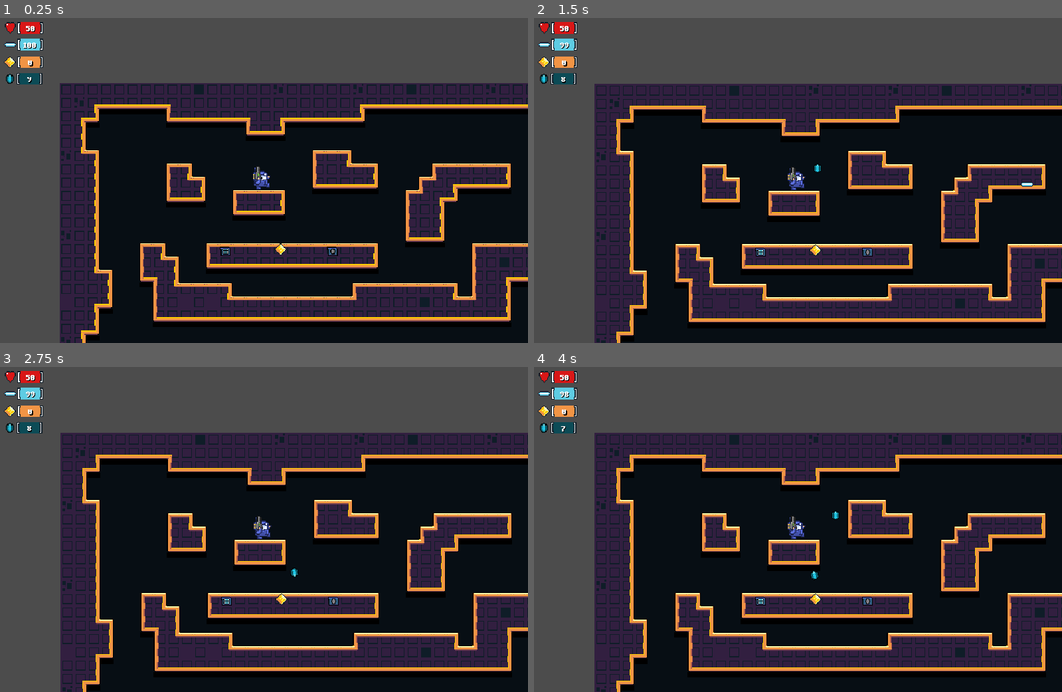
Above: before the commit, frames 1-4 (two rows, left to right).
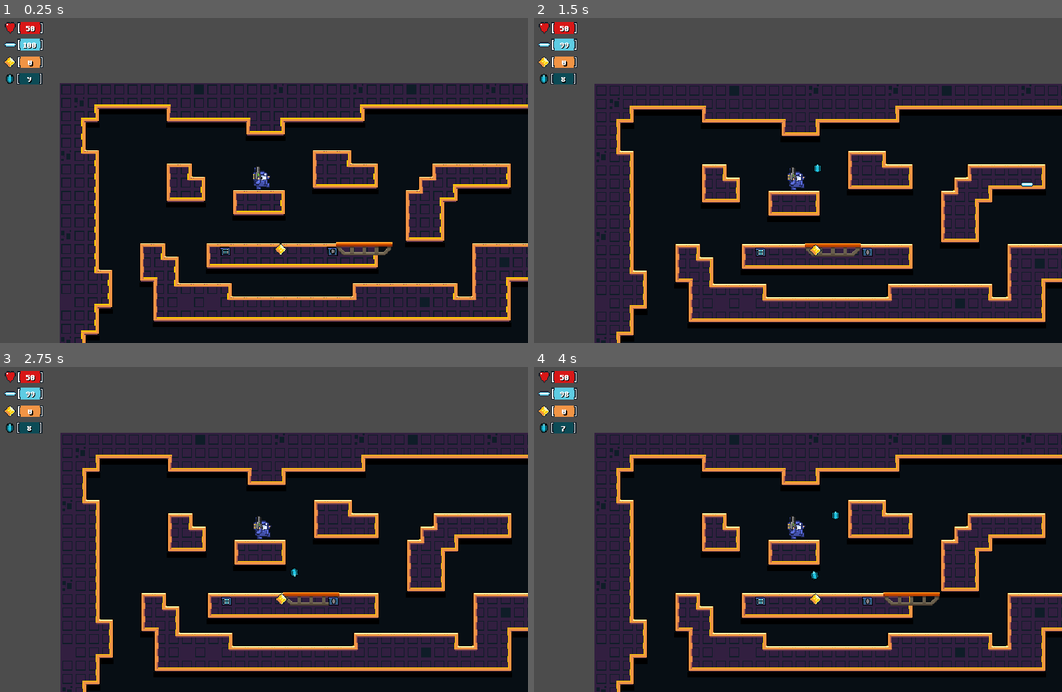
Above: after the commit, the same moments.

Repository: AndyGFX/AGFX_GD3_2DPlatformer_Control
Game: Godot game, scene res://MAIN.tscn
Same seed, same stepped clock (60 frames per second), same inputs: the game is played once before the commit and once after it.
Inputs:
- Up to frame 1 (0.25 s): no input
- Up to frame 2 (1.5 s): tap Enter (ui_accept) at 0.5 s; hold Right (key_right) from 0.53 s (still down); tap W (key_fire) at 0.6 s; tap Space (key_jump) at 0.77 s; tap Q (key_throw) at 1.35 s
- Up to frame 3 (2.75 s): tap Space (key_jump) at 1.52 s; release Right (key_right) at 2.03 s; hold Left (key_left) from 2.03 s (still down); tap F (key_use) at 2.1 s
- Up to frame 4 (4 s): release Left (key_left) at 2.78 s; hold Right (key_right) from 2.78 s (still down); tap W (key_fire) at 2.85 s; tap Space (key_jump) at 3.02, 3.77 s; tap Q (key_throw) at 3.6 s

The runs differ from the first frame. In frame 1, 0.3% of the frame differs, in the area x 63-75%, y 68-74%; in frame 2, 0.3%; in frame 3, 0.3%; in frame 4, 0.3%.

Commit message:
Partly fixed sticky on moveable platform (MovePlatformer.gd must be rewrited !)

Diff:
--- a/MAIN.tscn
+++ b/MAIN.tscn
@@ -24,7 +24,7 @@
 velocity = Vector2( 0, 1 )
 
 [node name="MoveablePlatform" parent="Entities" instance=ExtResource( 4 )]
-position = Vector2( 366, 349 )
+position = Vector2( 317.252, 187.279 )
 
 [node name="Player" parent="." instance=ExtResource( 5 )]
 position = Vector2( 247.483, 99.1266 )
--- a/Prefabs/MoveablePlatform/MoveablePlatform.tscn
+++ b/Prefabs/MoveablePlatform/MoveablePlatform.tscn
@@ -1,56 +1,44 @@
-[gd_scene load_steps=5 format=2]
+[gd_scene load_steps=7 format=2]
 
 [ext_resource path="res://Prefabs/MoveablePlatform/MoveablePlatform.gd" type="Script" id=1]
 [ext_resource path="res://Prefabs/MoveablePlatform/MoveablePlatform.png" type="Texture" id=2]
+[ext_resource path="res://Scripts/Surface/SurfaceProperties.gd" type="Script" id=3]
 
 [sub_resource type="Curve2D" id=1]
-
-bake_interval = 5.0
 _data = {
 "points": PoolVector2Array( 0, 0, 0, 0, 62.1077, -4, 0, 0, 0, 0, -59, -4 )
 }
 
 [sub_resource type="RectangleShape2D" id=2]
-
-custom_solver_bias = 0.0
 extents = Vector2( 31.9653, 2.77689 )
 
+[sub_resource type="RectangleShape2D" id=3]
+extents = Vector2( 31.2231, 3 )
+
 [node name="MoveablePlatform" type="Path2D"]
-
-self_modulate = Color( 0.5, 0.6, 1, 0.7 )
 scale = Vector2( 1.05691, 1 )
 curve = SubResource( 1 )
 script = ExtResource( 1 )
-_sections_unfolded = [ "Transform" ]
-speed = 2
 
-[node name="PathFollow2D" type="PathFollow2D" parent="." index="0"]
-
+[node name="PathFollow2D" type="PathFollow2D" parent="."]
 position = Vector2( 62.1077, -4 )
 rotation = 3.14159
-offset = 0.0
-h_offset = 0.0
-v_offset = 0.0
 rotate = false
 cubic_interp = false
-loop = true
-lookahead = 4.0
-_sections_unfolded = [ "Transform" ]
 
-[node name="KinematicBody2D" type="KinematicBody2D" parent="PathFollow2D" index="0"]
+[node name="KinematicBody2D" type="KinematicBody2D" parent="PathFollow2D"]
+rotation = 3.14159
 
-rotation = 3.14159
-input_pickable = false
-collision_layer = 1
-collision_mask = 1
-collision/safe_margin = 0.08
+[node name="Sprite" type="Sprite" parent="PathFollow2D/KinematicBody2D"]
+texture = ExtResource( 2 )
 
-[node name="Sprite" type="Sprite" parent="PathFollow2D/KinematicBody2D" index="0"]
-
-texture = ExtResource( 2 )
-_sections_unfolded = [ "Transform" ]
-
-[node name="CollisionShape2D" type="CollisionShape2D" parent="PathFollow2D/KinematicBody2D" index="1"]
-
+[node name="CollisionShape2D" type="CollisionShape2D" parent="PathFollow2D/KinematicBody2D"]
 position = Vector2( 0.0296326, -5.63329 )
 shape = SubResource( 2 )
+
+[node name="SurfacePropertiesCallBack" type="Area2D" parent="."]
+script = ExtResource( 3 )
+
+[node name="CollisionShape2D" type="CollisionShape2D" parent="SurfacePropertiesCallBack"]
+position = Vector2( 62.4462, -15 )
+shape = SubResource( 3 )
--- a/Prefabs/Player/Player.tscn
+++ b/Prefabs/Player/Player.tscn
@@ -8,15 +8,12 @@
 [ext_resource path="res://Sounds/Pickup1.wav" type="AudioStream" id=6]
 
 [sub_resource type="RectangleShape2D" id=1]
-
 extents = Vector2( 6, 10 )
 
 [sub_resource type="RectangleShape2D" id=2]
-
 extents = Vector2( 6, 6 )
 
 [sub_resource type="CapsuleShape2D" id=3]
-
 radius = 5.0
 height = 10.0
 
--- a/Scripts/Movement/MovePlatformer.gd
+++ b/Scripts/Movement/MovePlatformer.gd
@@ -116,13 +116,21 @@
 
 	movement*=speed
 
-	velocity.x = lerp(velocity.x, movement, accel)
+	#velocity.x = lerp(velocity.x, movement, accel)
+	velocity.x = movement
 
 	if (isOnWall and !isOnGround):
 		velocity.y = velocity.y * wallSlideSpeed
 
-
-	velocity = object.move_and_slide(velocity,FLOOR_NORMAL,SLOPE_FRICTION)
+	var floor_velocity = object.get_floor_velocity()
+#
+	if (floor_velocity.x > 1 or floor_velocity.x < -1 ):
+		velocity = object.move_and_slide(floor_velocity,FLOOR_NORMAL,false)
+	else:
+		velocity = object.move_and_slide(velocity,FLOOR_NORMAL,true)
+
+
+
 
 	if(isOnGround):
 		_jump_count = 0
@@ -144,7 +152,8 @@
 		jumping = false
 		inHurt = false
 
-	if abs(velocity.y)>1 or abs(velocity.x) > 1: inMotion = true;
+	if abs(velocity.y)>1 or abs(velocity.x) > 1:
+		inMotion = true;
 
 
 # -----------------------------------------------------------
--- /dev/null
+++ b/Scripts/Surface/SurfaceProperties.gd
@@ -0,0 +1,20 @@
+extends Area2D
+
+# Declare member variables here. Examples:
+# var a = 2
+# var b = "text"
+export var new_speed = 0.5
+
+# Called when the node enters the scene tree for the first time.
+func _ready():
+	connect("body_entered", self, "_on_body_enter")
+	pass # Replace with function body.
+
+# Called every frame. 'delta' is the elapsed time since the previous frame.
+#func _process(delta):
+#	pass
+
+
+func _on_body_enter(other_body):
+	print(other_body.name)
+	pass
